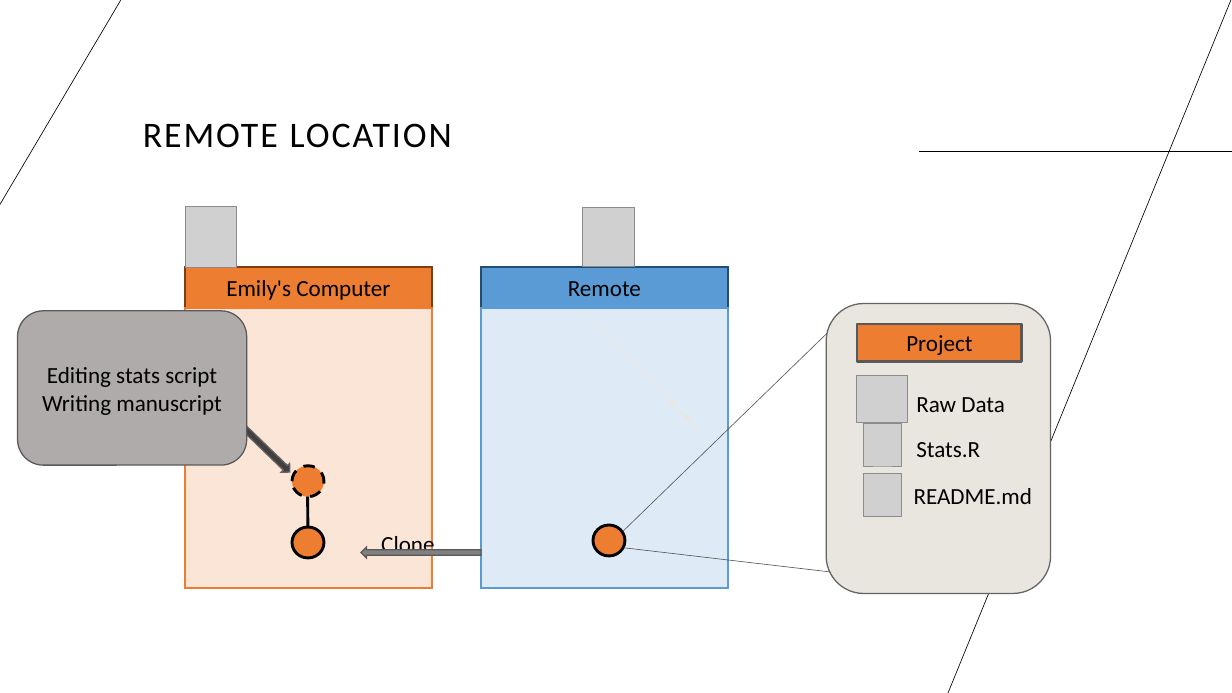
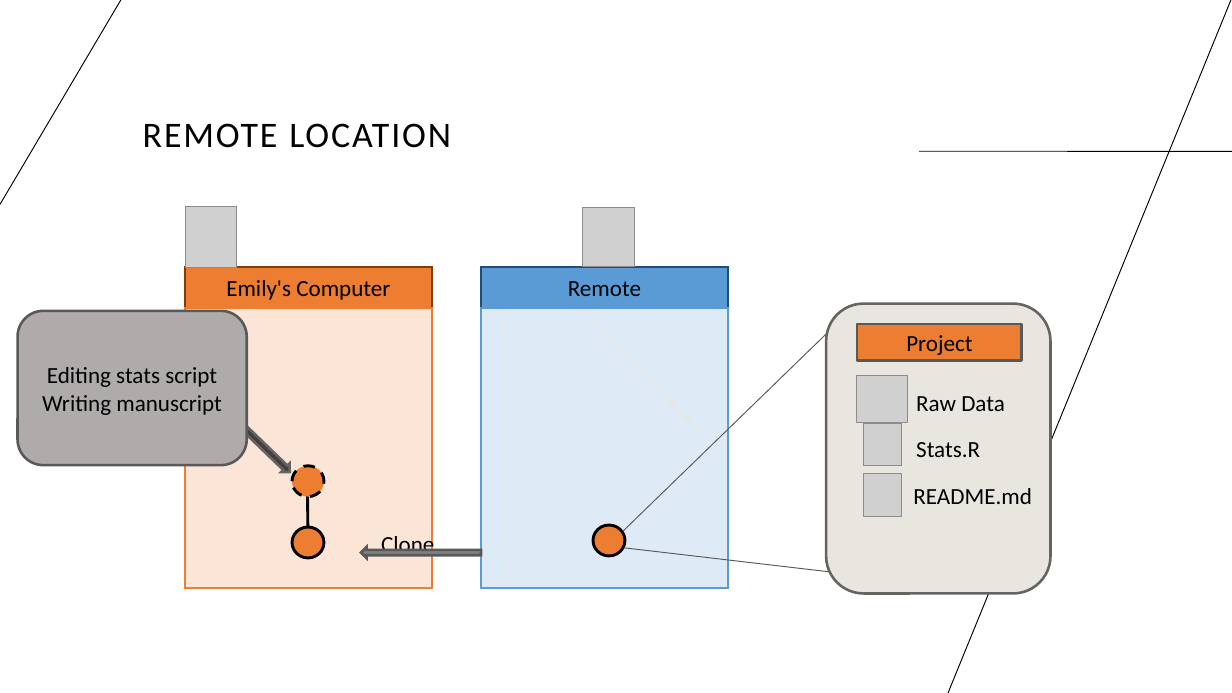
Before and after one commit to cassandra-hui/GitHub-Workshop, a slide deck: slide 11 of Day_1.pptx. Drawn at 1232x693 pixels with LibreOffice and Linux fonts; fonts in the diff are those of the drawing; grey boxes stand for pictures. Boxes give left, top, right and bottom in pixels: in the first picture for what was removed or moved away, otherwise in the second. Text is boxed around its words. In the diff, an @@ line names an element or a change of style, - is before the commit and + after.

```diff
--- a/Day_1.pptx
+++ b/Day_1.pptx
@@ line (0, 204) - (122, 0): stroke #000000 0.5 pt to #000000 0.75 pt @@
@@ line (1232, 0) - (948, 693): stroke #000000 0.5 pt to #000000 0.75 pt @@
@@ line (920, 152) - (1232, 152): stroke #000000 0.5 pt to #000000 0.75 pt @@
@@ rectangle "Emily's Computer" at (x1=185, y1=267, x2=432, y2=308): outline #843C0B 1 pt to #843C0B 2 pt @@
@@ rounded rectangle "Editing stats script" at (x1=18, y1=311, x2=247, y2=465): outline #595959 1 pt to #595959 2 pt; proportions changed @@
@@ rectangle at (x1=185, y1=308, x2=432, y2=588): outline #ED7D31 1 pt to #ED7D31 2 pt @@
@@ rectangle at (x1=482, y1=308, x2=728, y2=588): outline #5B9BD5 1 pt to #5B9BD5 2 pt @@
@@ rounded rectangle at (x1=826, y1=304, x2=1051, y2=594): outline #666562 1 pt to #666461 2 pt; proportions changed @@
@@ line removed from (623, 531) to (827, 334) @@
@@ freeform shape added at (x1=623, y1=333, x2=827, y2=531), outline #595959 0.75 pt @@
@@ right arrow at (x1=240, y1=424, x2=294, y2=477): outline #666562 1 pt to #666461 2 pt; proportions changed @@
@@ right arrow at (x1=361, y1=547, x2=482, y2=558): outline #595959 1 pt to #595959 2 pt; proportions changed @@
@@ line removed from (624, 548) to (834, 572) @@
@@ freeform shape added at (x1=624, y1=548, x2=834, y2=573), outline #595959 0.75 pt @@
```
Also in this commit, not shown: 18 other slides changed, 3 slides added, 1 slide removed, 12 other files.
